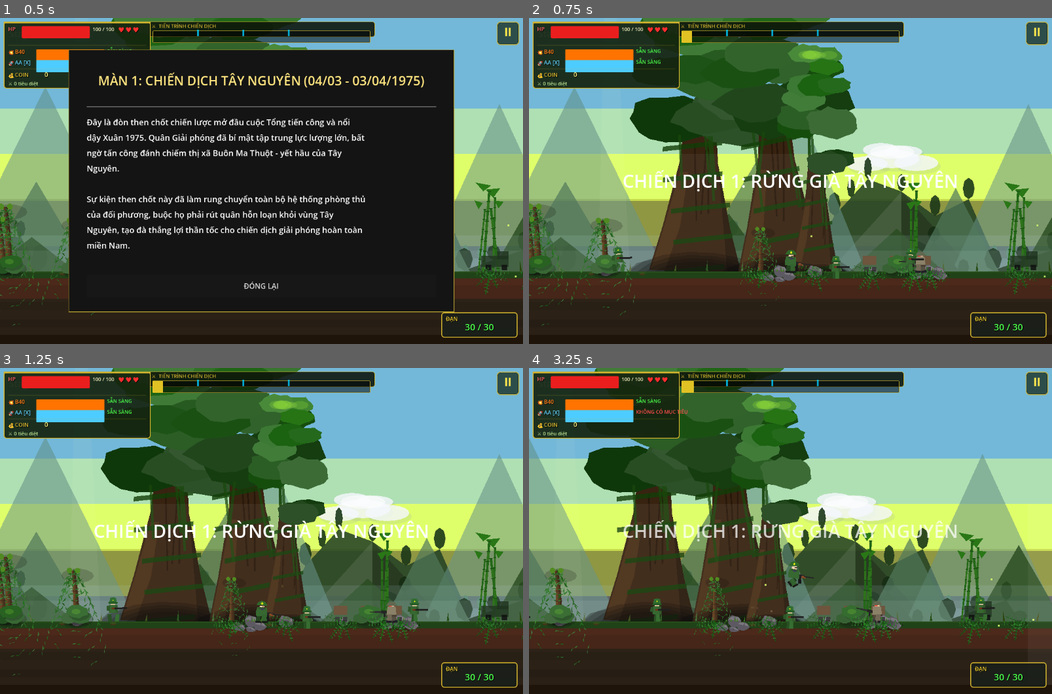
Above: before the commit, frames 1-4 (two rows, left to right).
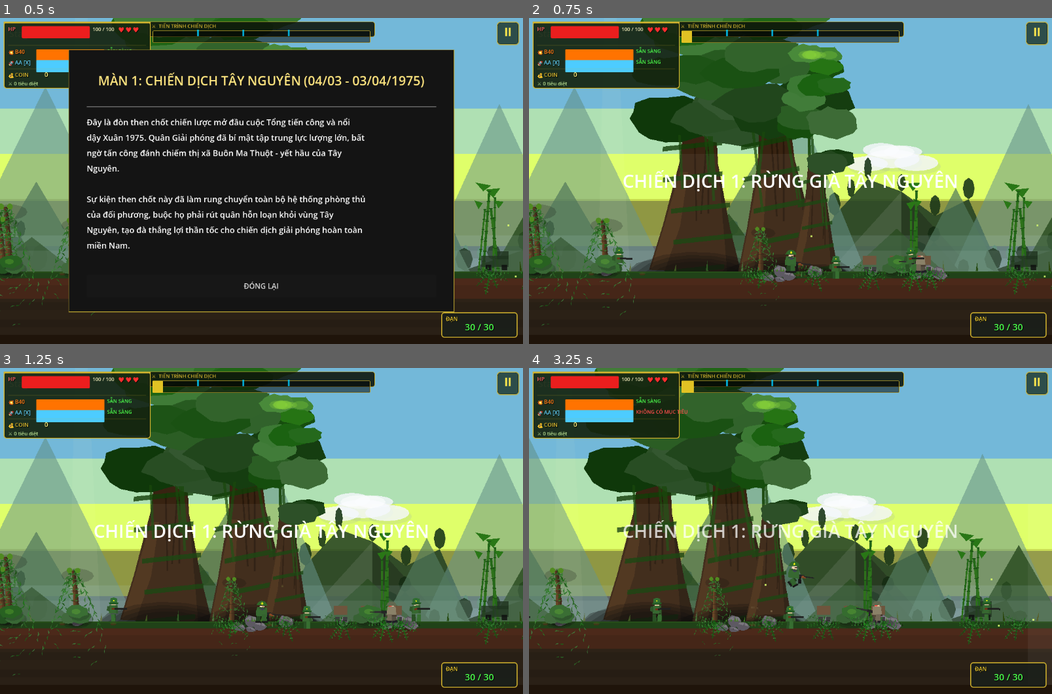
Above: after the commit, the same moments.

Repository: dangkhoa31204/alien-shooter
Game: Godot game, scene res://scenes/contra_main.tscn
Two runs of this game, one before a commit and one after it. Both use one fixed random seed, a clock stepped at 60 frames per second and the inputs below. This scene is started directly instead of the project's main scene.
Inputs (mouse positions are in pixels of both pictures, inside the frame that each line leads up to):
- Up to frame 1 (0.5 s): no input
- Up to frame 2 (0.75 s): click "ĐÓNG LẠI" at 0.5 s
- Up to frame 3 (1.25 s): no input
- Up to frame 4 (3.25 s): click "⏸" at 1.25 s; click "▶ TIẾP TỤC [ESC]" at 2 s; tap Enter at 2.75 s; move the mouse to (905, 514) at 2.77 s; hold Right (ui_right) from 2.78 s (still down); tap X (aa_missile) at 2.85 s; tap Space at 3.02 s

Frame 1 is identical in both runs. In frame 2, 0.1% of the frame differs, in the area x 15-76%, y 70-78%; in frame 3, 0.2%, in the area x 20-83%, y 70-78%; in frame 4, 0.2%.

Commit message:
thêm đồng minh biết bắn, văng và ngã xuống khi bị bơm rơi trúng

Diff:
--- a/scripts/bullet.gd
+++ b/scripts/bullet.gd
@@ -38,7 +38,9 @@
 	get_tree().create_timer(5.0).timeout.connect(queue_free)
 	# Áp cấp độ (chỉ với đạn người chơi)
 	if not is_enemy_bullet:
-		damage = bullet_level
+		# Do not overwrite custom damage set by the shooter (Contra uses current_damage).
+		if damage <= 1:
+			damage = bullet_level
 		speed  = 600.0 + (bullet_level - 1) * 50.0  # 600/650/700/750/800
 		# RICOCHET: sát thương khởi đầu thấp hơn 1 bậc, giảm dần theo lần nảy
 		if bullet_type == BulletType.RICOCHET:
--- a/scripts/contra_bomber.gd
+++ b/scripts/contra_bomber.gd
@@ -224,12 +224,13 @@
 
 func take_damage(amount: int) -> void:
 	if _dying: return
-	hp -= amount
+	if amount <= 0: return
+	# One-shot down: any hit makes the bomber fall.
+	hp = 0
 	# Flash red
 	var tw := create_tween()
 	tw.tween_property(sprite, "modulate", Color.WHITE, 0.06).from(Color.RED)
-	if hp <= 0:
-		_start_fall()
+	_start_fall()
 
 func _start_fall() -> void:
 	_dying = true
--- a/scripts/contra_main.gd
+++ b/scripts/contra_main.gd
@@ -8,6 +8,7 @@
 const BOMBER_SCENE = preload("res://scenes/contra_bomber.tscn")
 const TURRET_SCENE = preload("res://scenes/contra_turret.tscn")
 const TANK_SCENE   = preload("res://scripts/contra_tank.gd")
+const BULLET_SCENE = preload("res://scenes/bullet.tscn")
 
 const STAGE_SCRIPTS = {
 	1: preload("res://scripts/stages/contra_jungle.gd"),
@@ -741,7 +742,37 @@
 	_create_crater(pos)
 
 	if is_instance_valid(player) and player.global_position.distance_to(pos) < 110.0:
+		if player.has_method("apply_bomb_knockback"):
+			player.apply_bomb_knockback(pos)
 		player.take_damage(15)
+
+	# Allies (background soldiers / allied column) also get knocked up.
+	var tree := get_tree()
+	if tree:
+		for ally in tree.get_nodes_in_group("ally_army"):
+			if not is_instance_valid(ally):
+				continue
+			# Only apply to lightweight background allies (Node2D), not physics heavy units.
+			if not (ally is Node2D) or (ally is CharacterBody2D):
+				continue
+			var a2 := ally as Node2D
+			var dist_to_bomb: float = a2.global_position.distance_to(pos)
+			if dist_to_bomb >= 130.0:
+				continue
+			var push_dir: float = sign(a2.global_position.x - pos.x)
+			if is_zero_approx(push_dir):
+				push_dir = 1.0 if randf() > 0.5 else -1.0
+			var is_vn_soldier: bool = bool(a2.get_meta("is_vn_soldier", false))
+			var is_direct_hit: bool = dist_to_bomb <= 35.0
+			a2.set_meta("kb_active", true)
+			if is_direct_hit and is_vn_soldier:
+				# Bomb lands on the soldier: launch up, then die on landing.
+				a2.set_meta("kb_kill", true)
+				a2.set_meta("kb_vel", Vector2(push_dir * 260.0, -820.0))
+			else:
+				a2.set_meta("kb_kill", false)
+				a2.set_meta("kb_vel", Vector2(push_dir * 220.0, -650.0))
+			a2.set_meta("jump_time", 0.0)
 
 func _create_crater(pos: Vector2) -> void:
 	var floor_y := _get_ground_y(pos.x)
@@ -2838,9 +2869,17 @@
 	soldier.position = Vector2(x, snapped_y)
 	soldier.z_index = 4 # Explicitly in front of props
 	soldier.add_to_group("ally_army")
+	soldier.set_meta("is_vn_soldier", true)
 	soldier.set_meta("walk_speed", randf_range(100, 180))  # Slightly faster so they keep up
 	soldier.set_meta("on_tunnel", is_tun)
 	soldier.set_meta("jump_time", 0.0)  # Pre-set so _process_background_army never fails
+	# Support fire: one shot every 5s (staggered start)
+	soldier.set_meta("shoot_cd", randf_range(0.0, 5.0))
+	soldier.set_meta("kb_active", false)
+	soldier.set_meta("kb_vel", Vector2.ZERO)
+	soldier.set_meta("kb_kill", false)
+	soldier.set_meta("dead", false)
+	soldier.set_meta("dead_timer", 0.0)
 	_add_to_level(soldier)
 	# Bobbing animation handled procedurally in _process_background_army (no looping tween)
 
@@ -2902,8 +2941,12 @@
 	var cam_pos = camera.position
 
 	for idx_a in range(army_nodes.size()):
-		var soldier = army_nodes[idx_a]
-		if not is_instance_valid(soldier): continue
+		var soldier_raw = army_nodes[idx_a]
+		if not is_instance_valid(soldier_raw):
+			continue
+		if not (soldier_raw is Node2D):
+			continue
+		var soldier: Node2D = soldier_raw
 
 		var cam_x = cam_pos.x
 		var dist_to_cam = soldier.position.x - cam_x
@@ -2919,6 +2962,93 @@
 		if dist_to_cam > 620:  # Just past right edge of screen
 			soldier.queue_free()
 			continue
+
+		# Skip animation/movement for distant units (performance)
+		# BUT still update knockback and shooting cooldowns for all allies.
+
+		# --- Dead soldiers (lying down) ---
+		var is_dead: bool = bool(soldier.get_meta("dead", false))
+		if is_dead:
+			var dead_t: float = float(soldier.get_meta("dead_timer", 0.0)) - delta
+			if dead_t <= 0.0:
+				soldier.queue_free()
+				continue
+			soldier.set_meta("dead_timer", dead_t)
+			continue
+
+		# --- Knockback physics (bomb shockwave) ---
+		var kb_active: bool = bool(soldier.get_meta("kb_active", false))
+		if kb_active:
+			var vel: Vector2 = soldier.get_meta("kb_vel", Vector2.ZERO)
+			vel.y += 1400.0 * delta
+			soldier.position += vel * delta
+			soldier.rotation += vel.x * 0.0006 * delta
+			soldier.set_meta("kb_vel", vel)
+			var is_tunnel_soldier2: bool = bool(soldier.get_meta("on_tunnel", false))
+			var is_tank2: bool = soldier.has_meta("is_tank")
+			var leg_h2 := 0.0 if is_tank2 else 16.0
+			var ground_y2 := 650.0 if is_tunnel_soldier2 else _get_ground_y(soldier.position.x)
+			var target_y2 := ground_y2 - leg_h2
+			if soldier.position.y >= target_y2:
+				# If the bomb directly hit this soldier, it dies on landing (with a short prone animation).
+				if bool(soldier.get_meta("kb_kill", false)):
+					_start_vn_death_anim(soldier, target_y2)
+					continue
+				soldier.position.y = target_y2
+				soldier.rotation = 0.0
+				soldier.set_meta("kb_active", false)
+				soldier.set_meta("kb_vel", Vector2.ZERO)
+			# While airborne, do not run normal snapping/walking.
+			continue
+
+		# --- Support shooting (every 5 seconds) ---
+		if soldier.has_meta("shoot_cd") and is_instance_valid(bullet_container):
+			var cd: float = float(soldier.get_meta("shoot_cd", 0.0)) - delta
+			if cd <= 0.0:
+				# Find nearest enemy
+				var best: Node2D = null
+				var best_d := 999999.0
+				# Background allies always advance to the right.
+				var facing_dir: float = 1.0
+				if soldier.has_meta("walk_speed"):
+					var ws = float(soldier.get_meta("walk_speed", 0.0))
+					if ws < 0.0: facing_dir = -1.0
+				for e in tree.get_nodes_in_group("enemy"):
+					if not is_instance_valid(e):
+						continue
+					if not (e is Node2D):
+						continue
+					var en := e as Node2D
+					# Only shoot enemies in front of ally.
+					var rel_x: float = en.global_position.x - soldier.global_position.x
+					if rel_x * facing_dir <= 0.0:
+						continue
+					var d: float = soldier.global_position.distance_to(en.global_position)
+					if d < 650.0 and d < best_d:
+						best_d = d
+						best = en
+				if best != null:
+					# Compute support damage = 10% player damage (min 1)
+					var player_dmg: int = 10
+					if is_instance_valid(player):
+						var dmg_val: Variant = player.get("current_damage")
+						if dmg_val != null:
+							player_dmg = maxi(1, int(dmg_val))
+					var support_dmg := maxi(1, int(round(float(player_dmg) * 0.1)))
+					var b: Node2D = BULLET_SCENE.instantiate() as Node2D
+					bullet_container.add_child(b)
+					var dir_x: float = sign(best.global_position.x - soldier.global_position.x)
+					if is_zero_approx(dir_x):
+						dir_x = 1.0
+					b.global_position = soldier.global_position + Vector2(dir_x * 18.0, -14.0)
+					if "direction" in b:
+						b.direction = (best.global_position - b.global_position).normalized()
+					b.is_enemy_bullet = false
+					if "damage" in b:
+						b.damage = support_dmg
+					b.add_to_group("player_bullet")
+				cd = 5.0
+			soldier.set_meta("shoot_cd", cd)
 
 		# Skip animation/movement for distant units (performance)
 		if (idx_a + _perf_frame) % 2 != 0: continue
@@ -2970,6 +3100,31 @@
 			else:
 				var follow_speed = 12.0 if soldier.position.y < target_y else 25.0
 				soldier.position.y = lerp(soldier.position.y, final_target, follow_speed * delta * 2.0)
+
+func _start_vn_death_anim(soldier: Node2D, ground_y: float) -> void:
+	if not is_instance_valid(soldier):
+		return
+	if bool(soldier.get_meta("dead", false)):
+		return
+	# Stop any knockback + combat logic.
+	soldier.set_meta("kb_active", false)
+	soldier.set_meta("kb_vel", Vector2.ZERO)
+	soldier.set_meta("kb_kill", false)
+	soldier.set_meta("dead", true)
+	soldier.set_meta("dead_timer", 2.5)
+	if soldier.has_meta("walk_speed"):
+		soldier.set_meta("walk_speed", 0.0)
+	if soldier.has_meta("shoot_cd"):
+		soldier.set_meta("shoot_cd", 999999.0)
+
+	# Snap to ground then animate into a prone pose ("nằm xuống").
+	soldier.position.y = ground_y
+	var tw: Tween = soldier.create_tween()
+	tw.set_ease(Tween.EASE_OUT)
+	tw.set_trans(Tween.TRANS_QUAD)
+	# Fall sideways a bit.
+	tw.tween_property(soldier, "rotation", deg_to_rad(85.0), 0.22)
+	tw.parallel().tween_property(soldier, "position:y", ground_y + 6.0, 0.22)
 
 func _spawn_heavy_enemy(x, y, type: String, is_ally: bool = false, can_shoot: bool = true) -> void:
 	var e = null
--- a/scripts/contra_player.gd
+++ b/scripts/contra_player.gd
@@ -931,6 +931,20 @@
 	t.tween_property(sprite, "modulate", Color.WHITE, 0.1)
 	if hp <= 0: _die()
 
+func apply_bomb_knockback(explosion_pos: Vector2) -> void:
+	if is_dead: return
+	# Cancel low-profile states so impulse looks natural.
+	is_crouching = false
+	is_rolling = false
+	_roll_timer = 0.0
+	# Vertical knock-up (stronger than a normal jump)
+	velocity.y = minf(velocity.y, JUMP_VELOCITY * 1.3)
+	# Horizontal push away from explosion center
+	var push_dir: float = sign(global_position.x - explosion_pos.x)
+	if is_zero_approx(push_dir):
+		push_dir = 1.0 if randf() > 0.5 else -1.0
+	velocity.x += push_dir * 220.0
+
 func _die() -> void:
 	if is_dead: return
 	is_dead = true
--- a/scripts/contra_tank.gd
+++ b/scripts/contra_tank.gd
@@ -193,8 +193,11 @@
 	var b = BULLET_SCENE.instantiate()
 	# FIX: use bullet_container via main scene instead of get_parent() for proper management
 	var main = _get_main_scene()
-	if main and is_instance_valid(main.bullet_container):
-		main.bullet_container.add_child(b)
+	var bullet_container: Node = null
+	if main:
+		bullet_container = main.get_node_or_null("BulletContainer")
+	if is_instance_valid(bullet_container):
+		bullet_container.add_child(b)
 	else:
 		get_parent().add_child(b)
 	b.global_position = _muzzle_flash.global_position
@@ -209,7 +212,23 @@
 	b.scale = Vector2(2.5, 2.5)
 	if is_ally:
 		b.is_enemy_bullet = false
-		b.damage = 30
+		# Support fire: deal 1/10 of player's current damage (minimum 1).
+		var player_dmg: int = 1
+		var main2 := _get_main_scene()
+		var player_node: Node = null
+		if main2:
+			var cand = main2.get("player")
+			if cand is Node and is_instance_valid(cand):
+				player_node = cand
+		if not is_instance_valid(player_node):
+			var players := get_tree().get_nodes_in_group("player")
+			if players.size() > 0:
+				player_node = players[0]
+		if is_instance_valid(player_node):
+			var dmg_val = player_node.get("current_damage")
+			if dmg_val != null:
+				player_dmg = maxi(1, int(dmg_val))
+		b.damage = maxi(1, int(round(float(player_dmg) / 10.0)))
 		b.add_to_group("player_bullet")
 	else:
 		b.is_enemy_bullet = true
